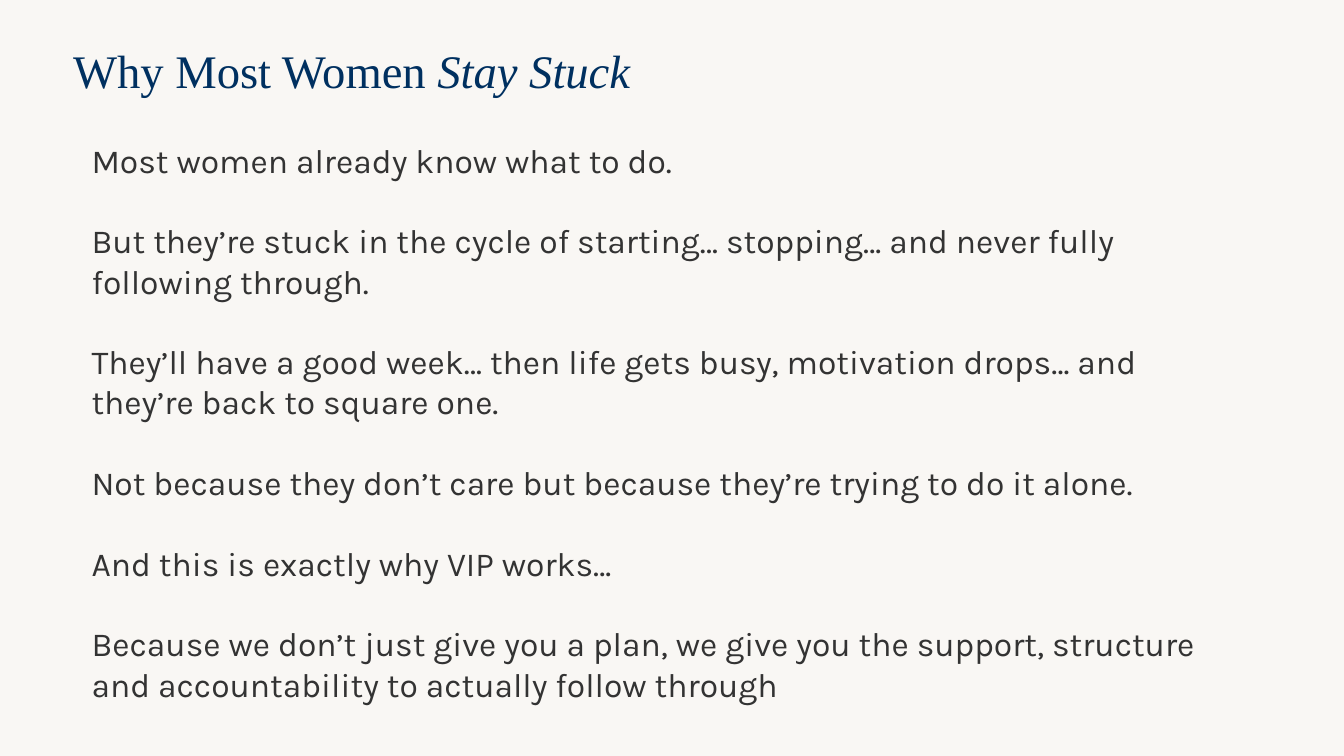
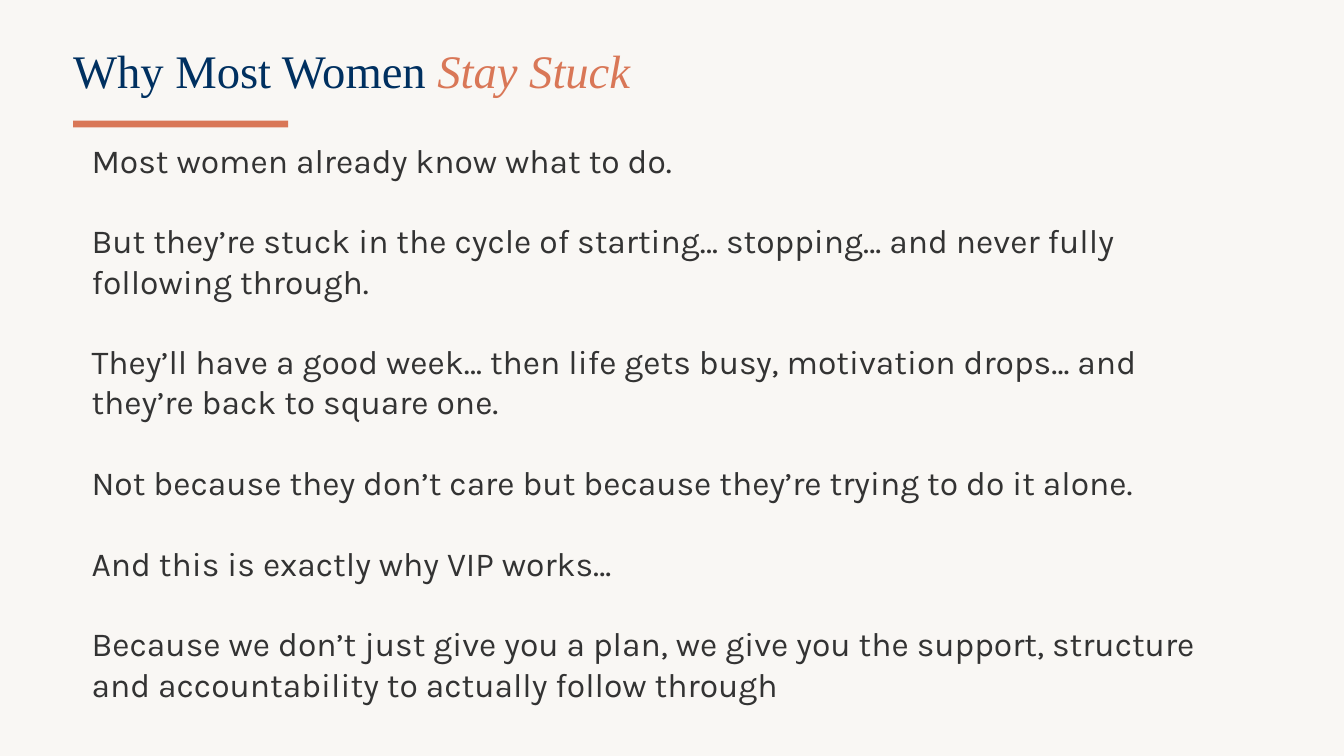
Before and after one commit to WeAreWLA/21-day-reset, a slide deck: slide 15 of wla-vip-121-launch.pptx. Drawn at 1344x756 pixels with LibreOffice and Linux fonts; fonts in the diff are those of the drawing. Boxes give left, top, right and bottom in pixels: in the first picture for what was removed or moved away, otherwise in the second. Text is boxed around its words. In the diff, an @@ line names an element or a change of style, - is before the commit and + after.

```diff
--- a/wla-vip-121-launch.pptx
+++ b/wla-vip-121-launch.pptx
@@ text "Why Most Women Stay Stuck" at <box>73,55,630,98</box>: text colour #003060 to #D97757 in "Stay Stuck" @@
@@ rectangle added at <box>73,121,288,128</box>, fill #D97757 @@
```
Also in this commit, not shown: 17 other slides changed.
